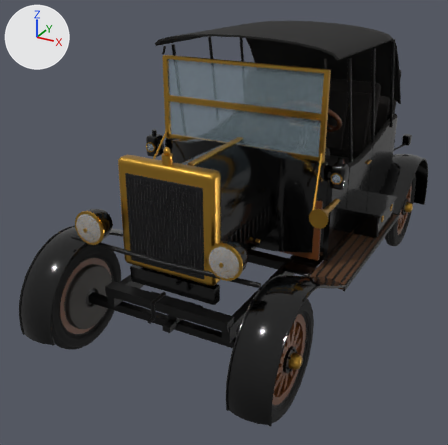
What one commit did to the glTF model data/models/runabout_t/runabout_t_lod1.glb.
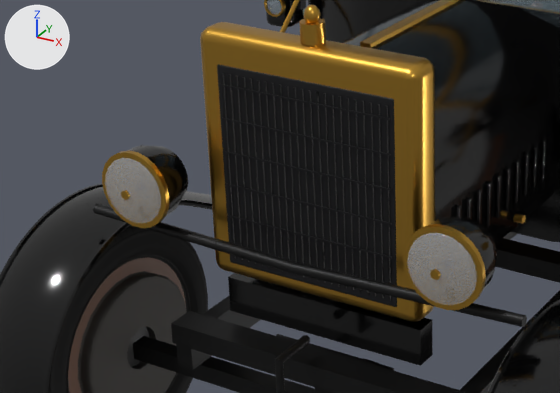
Each version appears first whole from a 50 mm camera at (1.79, -3.92, 2.42) aimed at (-0.2, -0.29, 0.61), and next in a close-up on the part from 7% to 62% of the width and 33% to 71% of the height. Arrows for +X, +Y and +Z are at upper left; the lights stay in place. The last two pictures show the newer version. Where no turn or scale is listed for an object, it has been applied to the vertices. Vertices at exactly the same position are counted once.

In view in the first close-up: 'hood_L', 'hood_R', 'runabout_t', 'wheel_FR'.
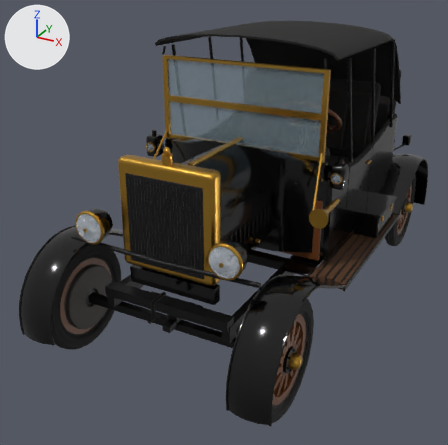
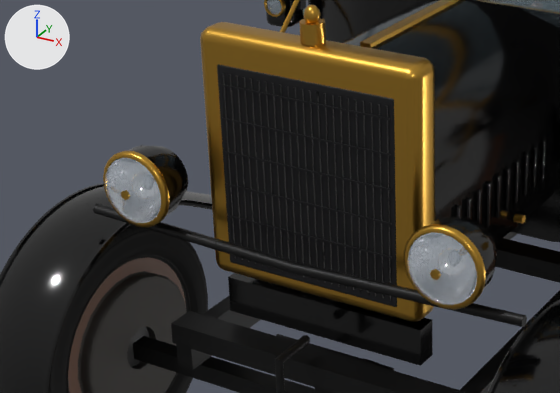
Location of each change, (x1, y1, x2, y2) in pixels of the close-ups (560 x 393 px):
part 1 of me_runabout_t, cut back
    before: (403, 217, 492, 310)
    after: (404, 217, 495, 310)
part 2 of me_runabout_t, cut back
    before: (102, 145, 178, 228)
    after: (103, 145, 182, 228)

Patch to the scene script:
```diff
--- a/data/models/runabout_t/runabout_t_lod1.glb.py
+++ b/data/models/runabout_t/runabout_t_lod1.glb.py
@@ me_runabout_t @@
 # used by ob_runabout_t; location = (0.0, 0.0, 0.0)
-me_runabout_t.from_pydata(...)  # 14042 vertices, 27216 faces; spans x -0.84..0.84, y -1.73..1.73, z 0.22..1.79
+me_runabout_t.from_pydata(...)  # 14382 vertices, 27904 faces; spans x -0.84..0.84, y -1.73..1.73, z 0.22..1.79
+# me_runabout_t part 1: 14 vertices moved within x 0.37..0.51, y -1.46..-1.45, z 0.88..1.06; 65 vertices removed from x 0.34..0.54, y -1.46..-1.45, z 0.87..1.07; 235 vertices added at x 0.34..0.54, y -1.46..-1.35, z 0.87..1.07
+# me_runabout_t part 2: 14 vertices moved within x -0.51..-0.37, y -1.46..-1.45, z 0.88..1.06; 65 vertices removed from x -0.54..-0.34, y -1.46..-1.45, z 0.87..1.07; 235 vertices added at x -0.54..-0.34, y -1.46..-1.35, z 0.87..1.07
 me_runabout_t.materials.append(mat_brass)
```
